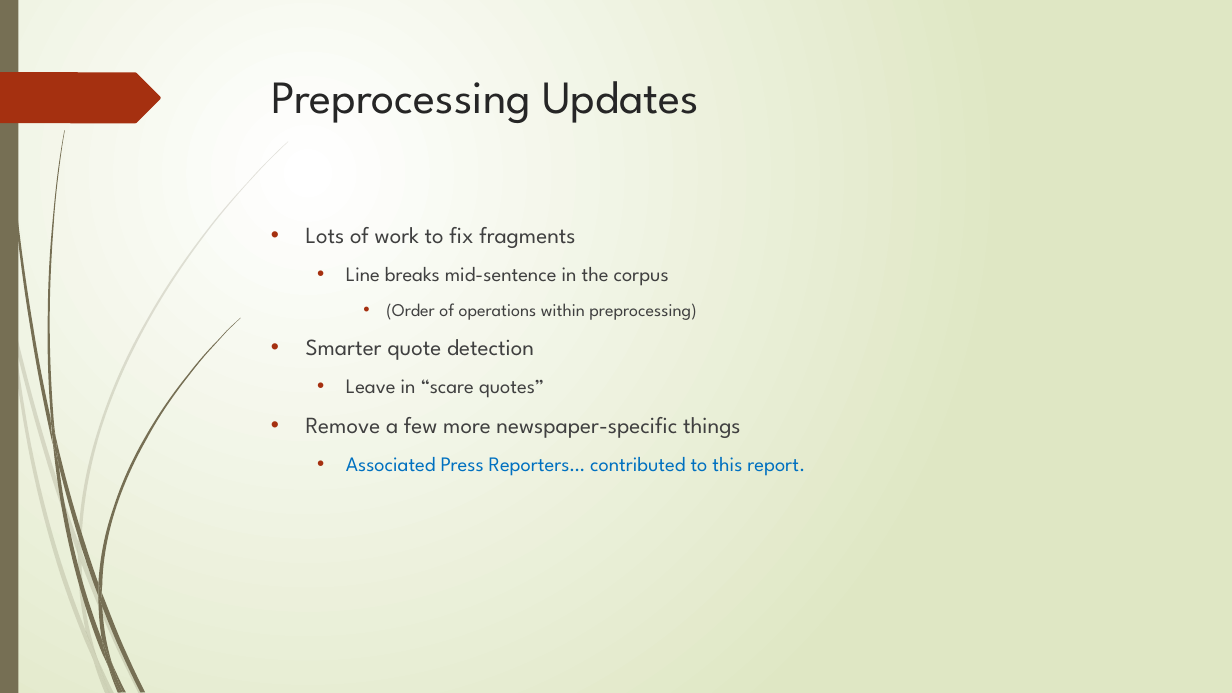
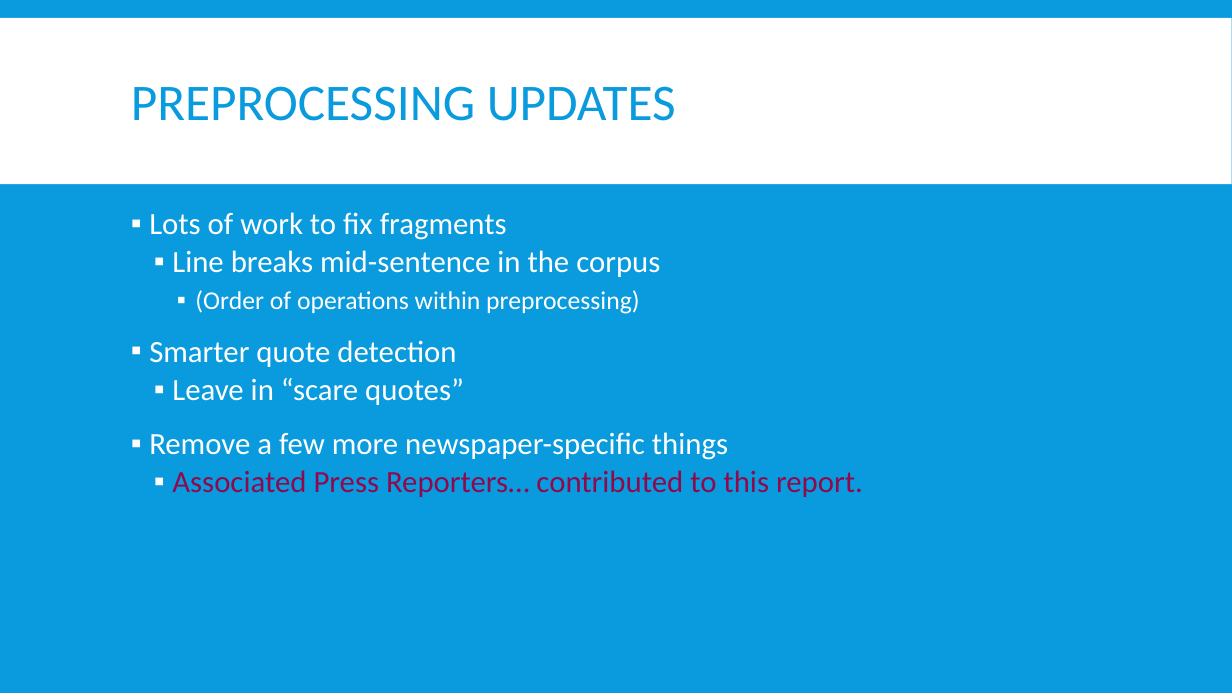
Before and after one commit to Mindful/ling-573, a slide deck: slide 4 of doc/D4_presentation.pptx. Drawn at 1232x693 pixels with LibreOffice and Linux fonts; fonts in the diff are those of the drawing. Boxes give left, top, right and bottom in pixels: in the first picture for what was removed or moved away, otherwise in the second. Text is boxed around its words. In the diff, an @@ line names an element or a change of style, - is before the commit and + after.

Commit message:
Update D4_presentation.pptx
Changed theme for slides

```diff
--- a/doc/D4_presentation.pptx
+++ b/doc/D4_presentation.pptx
@@ background gradient #FFFFFF to #DFE8C4 to #099BDD @@
@@ rectangle removed at [0,0,18,693] @@
@@ rectangle added at [0,18,1232,184], fill #FFFFFF @@
@@ title "PREPROCESSING UPDATES" at [131,86,676,121]: vertical alignment top to middle @@
@@ freeform shape removed at [0,72,161,123] @@
@@ title at [131,86,676,121]: text changed; size 36 to 40 pt; font League Spartan to Calibri; text colour #262626 to #099BDD @@
-Preprocessing Updates
+PREPROCESSING UPDATES
@@ text "Lots of work to fix ...": place and size @@
-text "Lots of work to fix ..." at [306,227,805,476]
+text "Lots of work to fix ..." at [149,212,863,497]
@@ text "Lots of work to fix ..." at [149,212,863,497]: size 18 to 24 pt in "Lots of work to fix fragments", "Smarter quote detection", "Remove a few more newspaper-specific things"; font League Spartan to Calibri; text colour #404040 to #FFFFFF in "Lots of work to fix fragments", "Line breaks mid-sentence in the corpus", "(Order of operations within preprocessing)", "Smarter quote detection" and 2 more places; size 16 to 24 pt in "Line breaks mid-sentence in the corpus", "Leave in “scare quotes”", "Associated Press Reporters… contributed to this report."; size 14 to 20 pt in "(Order of operations within preprocessing)"; text colour #0070C0 to #8F0A4D in "Associated Press Reporters… contributed to this report."; bullet • to ▪; line spacing 1 to 0.9; more space between paragraphs; bullet colour #A53010 to #FFFFFF; less space between paragraphs @@
@@ group removed at [0,141,288,693]: 10 freeform shapes @@
@@ group removed at [3,0,240,693]: 12 freeform shapes @@
```
Also in this commit, not shown: 20 other slides changed, 1 slide removed.
